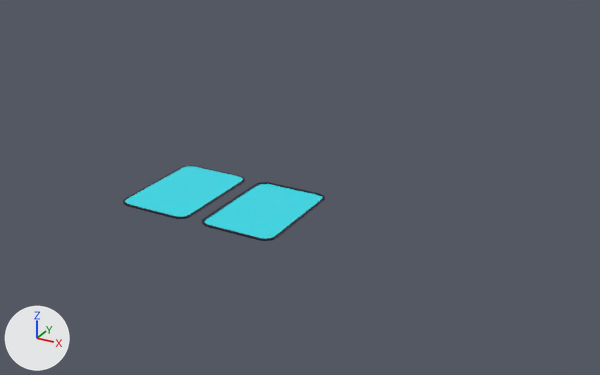
A saved change to the Blender file CG2024/CG2024/Assets/Prefbs/Card/card.blend.
Before and after are seen from a 50 mm camera at (22.6, -29.7, 16.3) aimed at (5.9, 0.7, 1.1). Lighting does not change. The marker at lower left points along +X, +Y and +Z.

The first picture shows 'card_base', 'card_base.001'.
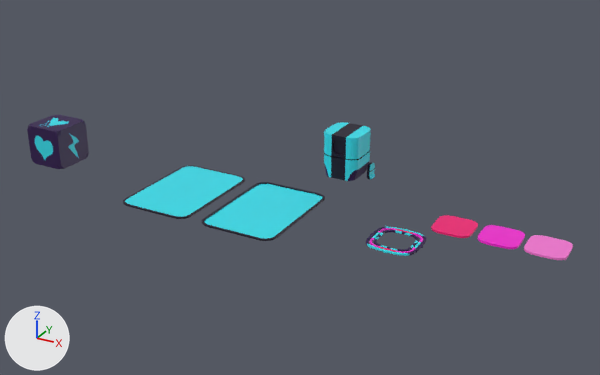
Where the change shows, as pixel boxes [x1, y1, x2, y2] in the pictures (600 x 375 px):
'Dice', added (purple)
    after: [27, 115, 89, 169]
'ROBOT.001', added (cyan)
    after: [324, 123, 371, 159]
'ROBOT', added
    after: [324, 151, 370, 181]
'plane_a.002', added (pink)
    after: [524, 235, 573, 260]
'plane_a.001', added (pink)
    after: [477, 225, 525, 249]
'plane_a', added (pink)
    after: [431, 215, 478, 238]
'Cursor_a', added
    after: [366, 227, 426, 256]
'Cursor_b', added
    after: [369, 228, 423, 253]
'Cursor_b.001', added
    after: [374, 230, 419, 251]
'wheel', added
    after: [367, 162, 375, 180]

What changed in the scene script:
```text
Add ob_cursor_b_001:
    ob_cursor_b_001 = bpy.data.objects.new('Cursor_b.001', me_cube_002)  # 50 vertices, 35 faces; spans x 0.0..0.86, y 0.0..0.862, z 0.0..0.034; in mat_material (picture img_fasfsafa_png); modifiers MIRROR
    ob_cursor_b_001.location = (10.99, 0.0, 0.0)
Add ob_dice:
    ob_dice = bpy.data.objects.new('Dice', me_cube_011)  # 386 vertices, 384 faces; spans x -1.0..1.0, y -1.0..1.0, z -1.0..1.0; in mat_material (picture img_fasfsafa_png)
    ob_dice.location = (-6.98, -1.05, 1.61)
Add ob_robot_001:
    ob_robot_001 = bpy.data.objects.new('ROBOT.001', me_cube_010)  # 46 vertices, 24 faces; spans x 0.0..0.899, y 0.0..0.896, z -0.441..0.573; in mat_material (picture img_fasfsafa_png); modifiers MIRROR
    ob_robot_001.parent = ob_robot
    ob_robot_001.location = (7.344, 2.598, 2.974)
Add ob_robot:
    ob_robot = bpy.data.objects.new('ROBOT', me_cube_008)  # 39 vertices, 25 faces; spans x 0.0..0.899, y 0.0..0.896, z 1.568..2.582; in mat_material (picture img_fasfsafa_png); modifiers MIRROR
    ob_robot.location = (7.34, 2.6, -0.1)
Add ob_wheel:
    ob_wheel = bpy.data.objects.new('wheel', me_cube_009)  # 185 vertices, 158 faces; spans x -0.379..0.378, y -0.263..0.263, z -0.081..0.129; in mat_material (picture img_fasfsafa_png)
    ob_wheel.parent = ob_robot
    ob_wheel.location = (8.305, 3.191, 1.52)
    ob_wheel.rotation_euler = (0.0, 1.571, 0.0)  # degrees (0, 90, 0)
Add ob_plane_a_002:
    ob_plane_a_002 = bpy.data.objects.new('plane_a.002', me_cube_007)  # 28 vertices, 15 faces; spans x 0.0..0.899, y 0.0..0.896, z 0.0..0.1; in mat_material (picture img_fasfsafa_png); modifiers MIRROR
    ob_plane_a_002.location = (16.8, 2.6, -0.1)
Add ob_plane_a_001:
    ob_plane_a_001 = bpy.data.objects.new('plane_a.001', me_cube_006)  # 28 vertices, 15 faces; spans x 0.0..0.899, y 0.0..0.896, z 0.0..0.1; in mat_material (picture img_fasfsafa_png); modifiers MIRROR
    ob_plane_a_001.location = (14.79, 2.6, -0.1)
Add ob_plane_a:
    ob_plane_a = bpy.data.objects.new('plane_a', me_cube_005)  # 28 vertices, 15 faces; spans x 0.0..0.899, y 0.0..0.896, z 0.0..0.1; in mat_material (picture img_fasfsafa_png); modifiers MIRROR
    ob_plane_a.location = (12.69, 2.6, -0.1)
Add ob_cursor_a:
    ob_cursor_a = bpy.data.objects.new('Cursor_a', me_cube_004)  # 64 vertices, 45 faces; spans x 0.0..1.2, y 0.0..1.188, z 0.0..0.034; in mat_material (picture img_fasfsafa_png); modifiers MIRROR
    ob_cursor_a.location = (10.99, 0.0, 0.0)
Add ob_cursor_b:
    ob_cursor_b = bpy.data.objects.new('Cursor_b', me_cube_003)  # 50 vertices, 35 faces; spans x 0.0..0.998, y 0.0..0.995, z 0.0..0.034; in mat_material (picture img_fasfsafa_png); modifiers MIRROR
    ob_cursor_b.location = (11.0, 0.0, 0.0)
```
